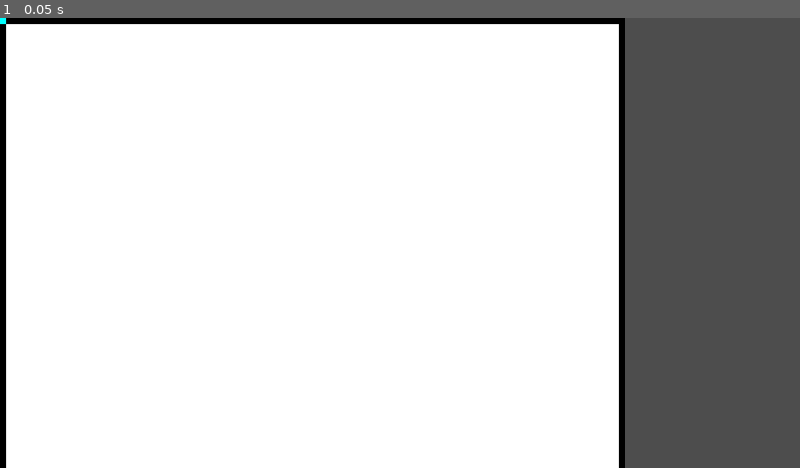
Above: before the commit, frame 1.
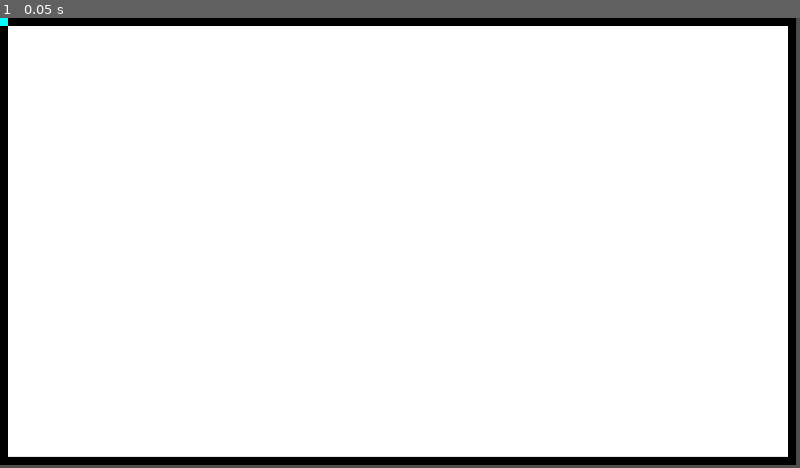
Above: after the commit, the same moment.

Repository: mfventura/xonix-replica
Game: Godot game, scene res://Gameboard.tscn
Same seed, same stepped clock (60 frames per second), same inputs: the game is played once before the commit and once after it.
Inputs:
- Up to frame 1 (0.05 s): no input

The runs differ from the first frame. In frame 1, 25% of the frame differs, in the area x 0-100%, y 0-100%.

Commit message:
Resize y pintado

Diff:
--- a/Character.gd
+++ b/Character.gd
@@ -1,17 +1,21 @@
 extends CharacterBody2D
 
 
-@export var speed = 60
-var size  : int = 2
+@export var speedFactor = 20
+@export var speed = 200
 var player : int = 1
+var currentPositionInBoard = Vector2.ZERO
 
-# Called when the node enters the scene tree for the first time.
 func _ready():
-	pass # Replace with function body.
+	speed = Globals.size * speedFactor
+	get_tree().get_root().connect("size_changed", resize)
+
+func resize():
+	position = currentPositionInBoard * Globals.size
 
 func get_input():
-	var remX =  int(position.x) % size
-	var remY =  int(position.y) % size
+	var remX =  int(position.x) % Globals.size
+	var remY =  int(position.y) % Globals.size
 	if Input.is_action_pressed('right_p'+str(player)):
 		velocity.x = 1
 		velocity.y = 0
@@ -33,12 +37,26 @@
 func _physics_process(delta):
 	get_input()
 	move_and_slide()
+	var x = int(position.x / Globals.size)
+	var y = int(position.y / Globals.size)
+	if (x<0) :
+		position.x = 0
+		stop_movement()
+	if (y<0) :
+		position.y = 0
+		stop_movement()
+	if(x>Globals.width):
+		position.x = (Globals.width*Globals.size)-(Globals.size)
+		stop_movement()
+	if(y>Globals.height):
+		position.y = (Globals.height*Globals.size)-Globals.size
+		stop_movement()
 
-func set_size(new_size):
-	size = new_size
-
-func _draw():
-	draw_rect(Rect2(position, Vector2(size,size)), Color.AQUA)
+	x = int(position.x / Globals.size)
+	y = int(position.y / Globals.size)
+	currentPositionInBoard = Vector2(x,y)
 
 func stop_movement():
 	velocity = Vector2.ZERO
+	position.y -= int(position.y) % Globals.size
+	position.x -= int(position.x) % Globals.size
--- a/Gameboard.gd
+++ b/Gameboard.gd
@@ -1,49 +1,62 @@
 extends Node2D
 
 
-var size : float = 10
-var width: float = 100
-var height: float = 100
 var offset = 0
 
 @export var char : CharacterBody2D
 
 var fillCells = []
+var emptyCells : int = 0
+var filledCels : int = 0
 
-# Called when the node enters the scene tree for the first time.
+func resize():
+	var viewport = get_viewport_rect()
+	var size1 = viewport.size.x / Globals.boardData.size()
+	var size2 = viewport.size.y / Globals.boardData[0].size()
+	Globals.size = min(size1, size2)
+	char.speed = char.speedFactor * Globals.size
+
 func _ready():
+	get_tree().get_root().connect("size_changed", resize)
+	var viewport = get_viewport_rect()
+	Globals.width = viewport.size.x / Globals.size
+	Globals.height = viewport.size.y / Globals.size
 	_buildBoard()
-	char.set_size(size)
 
 func restart():
 	char.stop_movement()
 	char.position = Vector2.ZERO
 	_buildBoard()
+
+func _process(delta):
 	queue_redraw()
+	check_score()
 
+func check_score():
+	if(emptyCells != 0 && filledCels >= 0.7 * emptyCells):
+		restart()
 
 func _buildBoard():
 	Globals.boardData = []
 	fillCells = []
-	for x in width:
+	for x in Globals.width:
 		var row = []
-		for y in height:
+		for y in Globals.height:
 			row.append({
-				"val": 1 if (x == 0 || x== width-1 || y == 0 || y == height-1) else 0,
+				"val": 1 if (x == 0 || x== Globals.width-1 || y == 0 || y == Globals.height-1) else 0,
 				"x" : x,
 				"y" : y
 			})
 		Globals.boardData.append(row)
+	var emptyRows = Globals.boardData.size() - 2
+	var emptyColumns = Globals.boardData[0].size()-2
+	emptyCells = (emptyRows*emptyColumns)
 
 
-# Called every frame. 'delta' is the elapsed time since the previous frame.
-func _process(delta):
-	pass
-
 func _physics_process(delta):
-	var x = int(char.position.x - offset)/size;
-	var y = int(char.position.y - offset)/size;
-	if(x >= 0 && x < width && y >= 0 && y < height):
+	var x = int(char.position.x)/Globals.size;
+	var y = int(char.position.y)/Globals.size;
+	if(x >= 0 && x < Globals.width && y >= 0 && y < Globals.height):
 		var cell = Globals.boardData[x][y]
 		if(cell.val == 0):
 			var row = Globals.boardData[x]
@@ -51,7 +64,6 @@
 			row[y] = cell
 			Globals.boardData[x] = row
 			fillCells.append(cell)
-			queue_redraw()
 		elif(cell.val == 1):
 			floodfill()
 		elif(cell.val == -1):
@@ -68,40 +80,36 @@
 			Globals.boardData[cell.x][cell.y].val = 1
 		var lastCell = fillCells[fillCells.size()-1]
 		fillCells.clear()
-		queue_redraw()
 
 		flood_fill(lastCell)
 
 func flood_fill(lastCell):
 	var sides = []
-	if((lastCell.y+1 > 0 && lastCell.y+1 < height) && Globals.boardData[lastCell.x][lastCell.y+1].val == 0):
+	if((lastCell.y+1 > 0 && lastCell.y+1 < Globals.height) && Globals.boardData[lastCell.x][lastCell.y+1].val == 0):
 		sides.append(Globals.boardData[lastCell.x][lastCell.y+1])
-	if((lastCell.y-1 > 0 && lastCell.y-1 < height) && Globals.boardData[lastCell.x][lastCell.y-1].val == 0):
+	if((lastCell.y-1 > 0 && lastCell.y-1 < Globals.height) && Globals.boardData[lastCell.x][lastCell.y-1].val == 0):
 		sides.append(Globals.boardData[lastCell.x][lastCell.y-1])
-	if((lastCell.x-1 > 0 && lastCell.x-1 < width) && Globals.boardData[lastCell.x-1][lastCell.y].val == 0):
+	if((lastCell.x-1 > 0 && lastCell.x-1 < Globals.width) && Globals.boardData[lastCell.x-1][lastCell.y].val == 0):
 		sides.append(Globals.boardData[lastCell.x-1][lastCell.y])
-	if((lastCell.x+1 > 0 && lastCell.x+1 < width) && Globals.boardData[lastCell.x+1][lastCell.y].val == 0):
+	if((lastCell.x+1 > 0 && lastCell.x+1 < Globals.width) && Globals.boardData[lastCell.x+1][lastCell.y].val == 0):
 		sides.append(Globals.boardData[lastCell.x+1][lastCell.y])
 	if(sides.size() == 2):
 		var side1 = []
 		var side2 = []
-		#Aplicar flood_fill a los dos lados
-		print("Area 1")
 		calculate_area_flood_fill(sides[0], side1)
-		print("Area 2")
 		calculate_area_flood_fill(sides[1], side2)
-		print("Fill")
 		if(side1.size() <= side2.size()):
 			for cell in side1:
 				Globals.boardData[cell.x][cell.y].val = 1
+				filledCels += 1
 			for cell in side2:
 				Globals.boardData[cell.x][cell.y].val = 0
 		else:
 			for cell in side2:
 				Globals.boardData[cell.x][cell.y].val = 1
+				filledCels += 1
 			for cell in side1:
 				Globals.boardData[cell.x][cell.y].val = 0
-		queue_redraw()
 
 func calculate_area_flood_fill(node, arr):
 	var floodQ = []
@@ -132,7 +140,7 @@
 				Globals.boardData[x][y].val = 2
 				if(y-1 >= 0):
 					floodQ.append(Globals.boardData[x][y-1])
-				if(y+1 < height):
+				if(y+1 < Globals.height):
 					floodQ.append(Globals.boardData[x][y+1])
 				currentPosition = Vector2(x, y)
 			else:
@@ -148,5 +156,7 @@
 				color = Color.BLACK
 			elif(cell.val == 2):
 				color = Color.AQUA
-			var rect = Rect2(cell.x*size+offset, cell.y*size+offset, size, size)
+			var rect = Rect2(cell.x*Globals.size, cell.y*Globals.size, Globals.size, Globals.size)
 			draw_rect(rect, color, true)
+			var charRect = Rect2(char.currentPositionInBoard.x*Globals.size, char.currentPositionInBoard.y*Globals.size, Globals.size, Globals.size)
+			draw_rect(charRect, Color.AQUA)
--- a/Globals.gd
+++ b/Globals.gd
@@ -1,3 +1,6 @@
 extends Node
 
 var boardData = []
+var width : int = 100
+var height : int = 100
+var size : int = 13
